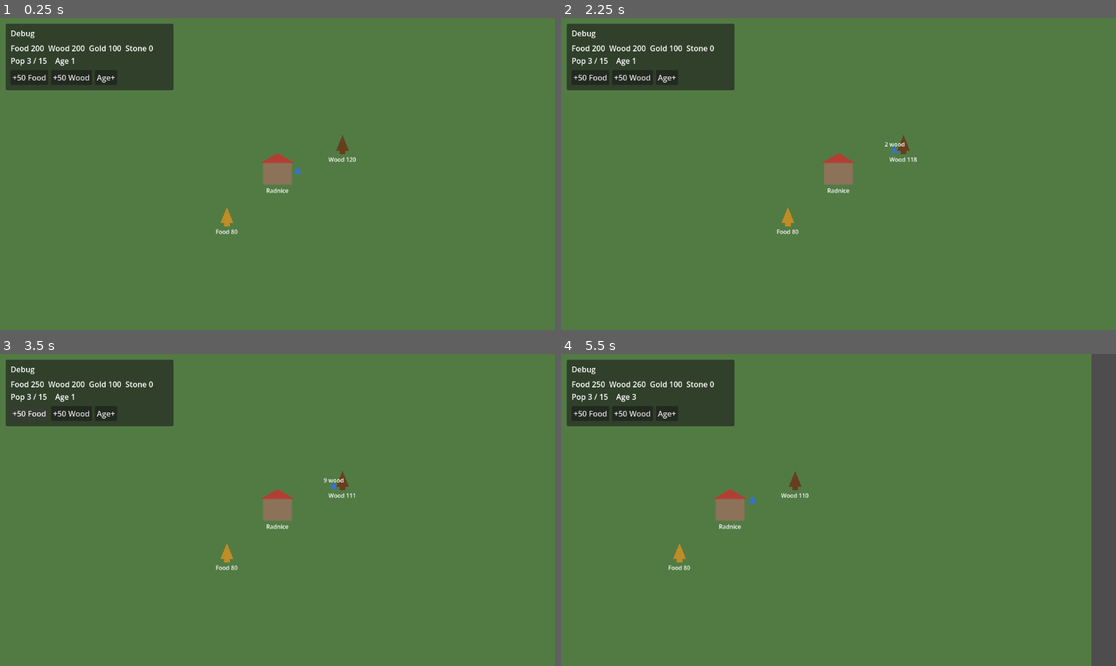
Above: before the commit, frames 1-4 (two rows, left to right).
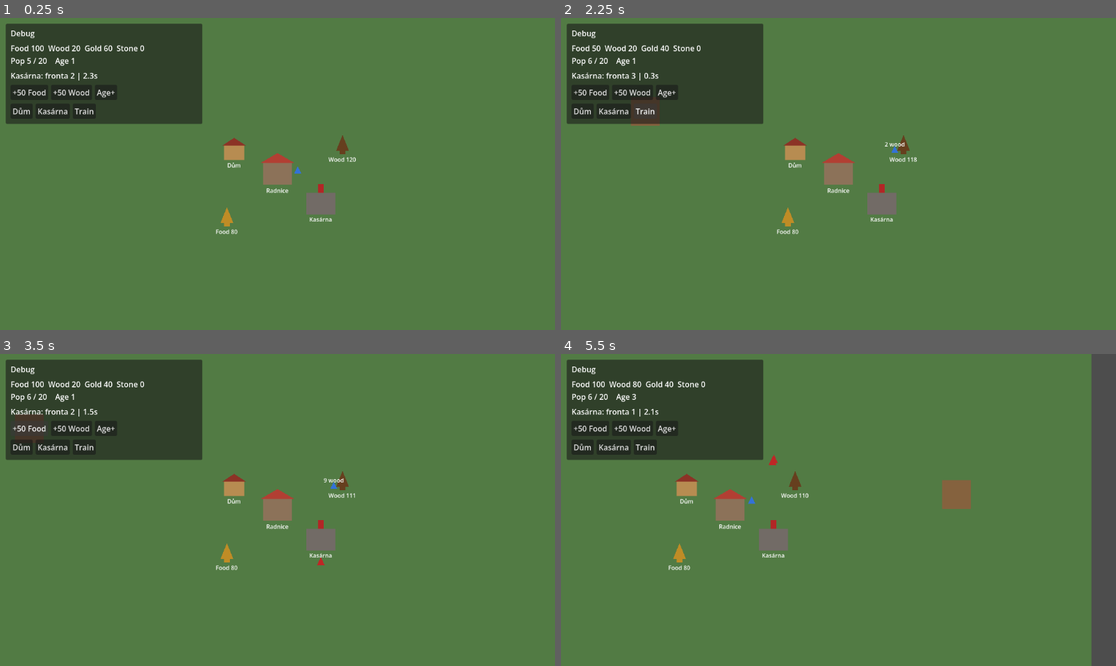
Above: after the commit, the same moments.

Repository: Kosino/ceske-srdce
Game: Godot game, scene res://scenes/map/Map.tscn
The game is run twice, just before and just after one commit, with the same random seed, the same clock (stepped at 60 frames per second) and the same inputs.
Inputs (mouse positions are in pixels of both pictures, inside the frame that each line leads up to):
- Up to frame 1 (0.25 s): no input
- Up to frame 2 (2.25 s): click (583, 111) at 0.5 s, where only the run after the commit has a clickable "Dům"; click (616, 111) at 1.25 s, where only the run after the commit has a clickable "Kasárna"; click (644, 111) at 2 s, where only the run after the commit has a clickable "Train"
- Up to frame 3 (3.5 s): click "+50 Food" at 2.75 s
- Up to frame 4 (5.5 s): click "+50 Wood" at 3.5 s; click "Age+" at 4.25 s; tap Enter at 5 s; move the mouse to (960, 494) at 5.02 s; hold D from 5.03 s (still down); click (960, 494) at 5.17 s

The runs differ from the first frame. In frame 1, 6.1% of the frame differs, in the area x 1-61%, y 1-66%; in frame 2, 6.2%; in frame 3, 6.2%; in frame 4, 6.7%, in the area x 1-74%, y 1-66%.

Commit message:
Implement building placement and barracks production
Add BuildingPlacer ghost placement for House and Barracks, a barracks
production queue that spawns Soldiers, debug build controls, and a Map
demo that places buildings and trains two units. Mark Stavění a produkce
checklist items done after headless verification.

Diff:
--- a/autoload/GameManager.gd
+++ b/autoload/GameManager.gd
@@ -23,17 +23,28 @@
 func can_afford(cost: Dictionary) -> bool:
 	return food >= cost.get("food", 0) and wood >= cost.get("wood", 0) and gold >= cost.get("gold", 0) and stone >= cost.get("stone", 0)
 
-func spend(cost: Dictionary) -> void:
-	if not can_afford(cost): return
+func spend(cost: Dictionary) -> bool:
+	if not can_afford(cost):
+		return false
 	food -= cost.get("food", 0)
 	wood -= cost.get("wood", 0)
 	gold -= cost.get("gold", 0)
 	stone -= cost.get("stone", 0)
 	resources_changed.emit()
+	return true
 
 func change_population(delta: int) -> void:
 	population = clampi(population + delta, 0, population_max)
 	population_changed.emit()
+
+
+func add_population_cap(amount: int) -> void:
+	population_max = maxi(population_max + amount, population)
+	population_changed.emit()
+
+
+func has_population_space(count: int = 1) -> bool:
+	return population + count <= population_max
 
 
 func set_age(age: int) -> void:
--- /dev/null
+++ b/scenes/buildings/Barracks.tscn
@@ -0,0 +1,22 @@
+[gd_scene load_steps=2 format=3 uid="uid://bqbarracks01"]
+
+[ext_resource type="Script" path="res://scripts/buildings/Barracks.gd" id="1_barracks"]
+
+[node name="Barracks" type="Node2D"]
+script = ExtResource("1_barracks")
+
+[node name="Visual" type="Polygon2D" parent="."]
+color = Color(0.45, 0.42, 0.4, 1)
+polygon = PackedVector2Array(-40, -28, 40, -28, 40, 32, -40, 32)
+
+[node name="Banner" type="Polygon2D" parent="."]
+color = Color(0.7, 0.15, 0.15, 1)
+polygon = PackedVector2Array(-8, -52, 8, -52, 8, -28, -8, -28)
+
+[node name="Label" type="Label" parent="."]
+offset_left = -44.0
+offset_top = 34.0
+offset_right = 44.0
+offset_bottom = 58.0
+horizontal_alignment = 1
+text = "Kasárna"
--- /dev/null
+++ b/scenes/buildings/House.tscn
@@ -0,0 +1,22 @@
+[gd_scene load_steps=2 format=3 uid="uid://bqhouse01"]
+
+[ext_resource type="Script" path="res://scripts/buildings/House.gd" id="1_house"]
+
+[node name="House" type="Node2D"]
+script = ExtResource("1_house")
+
+[node name="Visual" type="Polygon2D" parent="."]
+color = Color(0.72, 0.55, 0.32, 1)
+polygon = PackedVector2Array(-28, -18, 28, -18, 28, 22, -28, 22)
+
+[node name="Roof" type="Polygon2D" parent="."]
+color = Color(0.55, 0.2, 0.15, 1)
+polygon = PackedVector2Array(-34, -18, 0, -40, 34, -18)
+
+[node name="Label" type="Label" parent="."]
+offset_left = -36.0
+offset_top = 24.0
+offset_right = 36.0
+offset_bottom = 48.0
+horizontal_alignment = 1
+text = "Dům"
--- a/scenes/map/Map.tscn
+++ b/scenes/map/Map.tscn
@@ -1,8 +1,9 @@
-[gd_scene load_steps=4 format=3 uid="uid://bqmapceskesrdce01"]
+[gd_scene load_steps=5 format=3 uid="uid://bqmapceskesrdce01"]
 
 [ext_resource type="Script" path="res://scripts/map/Map.gd" id="1_map"]
 [ext_resource type="Script" path="res://scripts/camera/RTSCamera.gd" id="2_camera"]
 [ext_resource type="Script" path="res://scripts/ui/DebugPanel.gd" id="3_debug"]
+[ext_resource type="Script" path="res://scripts/buildings/BuildingPlacer.gd" id="4_placer"]
 
 [node name="Map" type="Node2D"]
 script = ExtResource("1_map")
@@ -16,6 +17,9 @@
 
 [node name="Entities" type="Node2D" parent="."]
 
+[node name="BuildingPlacer" type="Node2D" parent="."]
+script = ExtResource("4_placer")
+
 [node name="Camera2D" type="Camera2D" parent="."]
 position = Vector2(1000, 1000)
 zoom = Vector2(0.75, 0.75)
@@ -27,8 +31,8 @@
 anchors_preset = 0
 offset_left = 12.0
 offset_top = 12.0
-offset_right = 360.0
-offset_bottom = 150.0
+offset_right = 420.0
+offset_bottom = 220.0
 script = ExtResource("3_debug")
 
 [node name="Margin" type="MarginContainer" parent="UI/DebugPanel"]
@@ -51,6 +55,11 @@
 layout_mode = 2
 text = "…"
 
+[node name="BuildLabel" type="Label" parent="UI/DebugPanel/Margin/VBox"]
+unique_name_in_owner = true
+layout_mode = 2
+text = "Kasárna: …"
+
 [node name="Buttons" type="HBoxContainer" parent="UI/DebugPanel/Margin/VBox"]
 layout_mode = 2
 theme_override_constants/separation = 6
@@ -67,6 +76,25 @@
 layout_mode = 2
 text = "Age+"
 
+[node name="BuildButtons" type="HBoxContainer" parent="UI/DebugPanel/Margin/VBox"]
+layout_mode = 2
+theme_override_constants/separation = 6
+
+[node name="PlaceHouse" type="Button" parent="UI/DebugPanel/Margin/VBox/BuildButtons"]
+layout_mode = 2
+text = "Dům"
+
+[node name="PlaceBarracks" type="Button" parent="UI/DebugPanel/Margin/VBox/BuildButtons"]
+layout_mode = 2
+text = "Kasárna"
+
+[node name="TrainSoldier" type="Button" parent="UI/DebugPanel/Margin/VBox/BuildButtons"]
+layout_mode = 2
+text = "Train"
+
 [connection signal="pressed" from="UI/DebugPanel/Margin/VBox/Buttons/AddFood" to="UI/DebugPanel" method="_on_add_food_pressed"]
 [connection signal="pressed" from="UI/DebugPanel/Margin/VBox/Buttons/AddWood" to="UI/DebugPanel" method="_on_add_wood_pressed"]
 [connection signal="pressed" from="UI/DebugPanel/Margin/VBox/Buttons/AdvanceAge" to="UI/DebugPanel" method="_on_advance_age_pressed"]
+[connection signal="pressed" from="UI/DebugPanel/Margin/VBox/BuildButtons/PlaceHouse" to="UI/DebugPanel" method="_on_place_house_pressed"]
+[connection signal="pressed" from="UI/DebugPanel/Margin/VBox/BuildButtons/PlaceBarracks" to="UI/DebugPanel" method="_on_place_barracks_pressed"]
+[connection signal="pressed" from="UI/DebugPanel/Margin/VBox/BuildButtons/TrainSoldier" to="UI/DebugPanel" method="_on_train_soldier_pressed"]
--- /dev/null
+++ b/scenes/units/Soldier.tscn
@@ -0,0 +1,25 @@
+[gd_scene load_steps=3 format=3 uid="uid://bqsoldier01"]
+
+[ext_resource type="Script" path="res://scripts/units/Soldier.gd" id="1_soldier"]
+
+[sub_resource type="CircleShape2D" id="CircleShape2D_body"]
+radius = 10.0
+
+[node name="Soldier" type="CharacterBody2D"]
+collision_layer = 1
+collision_mask = 1
+script = ExtResource("1_soldier")
+
+[node name="Visual" type="Polygon2D" parent="."]
+color = Color(0.75, 0.15, 0.15, 1)
+polygon = PackedVector2Array(0, -14, 11, 10, -11, 10)
+
+[node name="CollisionShape2D" type="CollisionShape2D" parent="."]
+shape = SubResource("CircleShape2D_body")
+
+[node name="NavigationAgent2D" type="NavigationAgent2D" parent="."]
+path_desired_distance = 8.0
+target_desired_distance = 12.0
+avoidance_enabled = true
+radius = 10.0
+max_speed = 90.0
--- /dev/null
+++ b/scripts/buildings/Barracks.gd
@@ -0,0 +1,73 @@
+extends Building
+class_name Barracks
+
+signal queue_changed
+signal unit_spawned(unit: Node2D)
+
+const SOLDIER_SCENE := preload("res://scenes/units/Soldier.tscn")
+const SOLDIER_COST := {"food": 50, "gold": 20}
+const TRAIN_TIME := 2.5
+const MAX_QUEUE := 5
+
+var queue: Array[String] = []
+var train_remaining: float = 0.0
+var spawn_parent: Node2D
+
+
+func _ready() -> void:
+	building_id = "barracks"
+	display_name = "Kasárna"
+	footprint = Vector2(80, 80)
+	max_hp = 600.0
+	super._ready()
+	add_to_group("barracks")
+
+
+func _process(delta: float) -> void:
+	if queue.is_empty():
+		return
+	train_remaining -= delta
+	if train_remaining <= 0.0:
+		_complete_training()
+
+
+func enqueue_soldier() -> bool:
+	if queue.size() >= MAX_QUEUE:
+		NotificationManager.show_message("Fronta kasáren je plná.")
+		return false
+	if not GameManager.has_population_space():
+		NotificationManager.show_message("Nedostatek populace (postav Dům).")
+		return false
+	if not GameManager.spend(SOLDIER_COST):
+		NotificationManager.show_message("Nedostatek surovin na vojáka.")
+		return false
+	# Reserve population slot until spawn/death.
+	GameManager.change_population(1)
+	queue.append("soldier")
+	if queue.size() == 1:
+		train_remaining = TRAIN_TIME
+	queue_changed.emit()
+	print("[PROD] queued soldier (queue=%d)" % queue.size())
+	return true
+
+
+func get_queue_summary() -> String:
+	if queue.is_empty():
+		return "fronta prázdná"
+	return "fronta %d | %.1fs" % [queue.size(), maxf(train_remaining, 0.0)]
+
+
+func _complete_training() -> void:
+	if queue.is_empty():
+		return
+	queue.pop_front()
+	var soldier: Node2D = SOLDIER_SCENE.instantiate()
+	var parent := spawn_parent if spawn_parent else get_parent()
+	soldier.position = global_position + Vector2(0, footprint.y * 0.5 + 24.0)
+	parent.add_child(soldier)
+	unit_spawned.emit(soldier)
+	print("[PROD] spawned soldier at %s" % str(soldier.position))
+	NotificationManager.show_message("Vycvičen voják.")
+	queue_changed.emit()
+	if not queue.is_empty():
+		train_remaining = TRAIN_TIME
--- /dev/null
+++ b/scripts/buildings/Building.gd
@@ -0,0 +1,16 @@
+extends Node2D
+class_name Building
+
+@export var building_id: String = ""
+@export var display_name: String = "Budova"
+@export var max_hp: float = 500.0
+@export var footprint: Vector2 = Vector2(72, 72)
+
+var hp: float
+
+
+func _ready() -> void:
+	hp = max_hp
+	add_to_group("buildings")
+	if has_node("Label"):
+		$Label.text = display_name
--- /dev/null
+++ b/scripts/buildings/BuildingPlacer.gd
@@ -0,0 +1,133 @@
+extends Node2D
+class_name BuildingPlacer
+
+signal building_placed(building: Building)
+
+const HOUSE_SCENE := preload("res://scenes/buildings/House.tscn")
+const BARRACKS_SCENE := preload("res://scenes/buildings/Barracks.tscn")
+
+const COSTS := {
+	"house": {"wood": 30},
+	"barracks": {"wood": 150},
+}
+
+const FOOTPRINTS := {
+	"house": Vector2(56, 56),
+	"barracks": Vector2(80, 80),
+}
+
+@export var map_size: Vector2 = Vector2(2000, 2000)
+@export var entities_path: NodePath = ^"../Entities"
+
+var placing_type: String = ""
+var entities: Node2D
+
+var _ghost: Polygon2D
+
+
+func _ready() -> void:
+	add_to_group("building_placer")
+	entities = get_node_or_null(entities_path)
+	_ghost = Polygon2D.new()
+	_ghost.z_index = 100
+	_ghost.visible = false
+	add_child(_ghost)
+
+
+func begin_place(building_type: String) -> void:
+	if building_type not in COSTS:
+		return
+	placing_type = building_type
+	_configure_ghost(FOOTPRINTS[building_type])
+	_ghost.visible = true
+	NotificationManager.show_message("Stavba: %s (LMB položit, RMB zrušit)" % building_type)
+
+
+func cancel() -> void:
+	placing_type = ""
+	_ghost.visible = false
+
+
+func place_at(building_type: String, world_pos: Vector2) -> Building:
+	if building_type not in COSTS:
+		return null
+	if not _can_place(building_type, world_pos):
+		return null
+	if not GameManager.spend(COSTS[building_type]):
+		NotificationManager.show_message("Nedostatek surovin.")
+		return null
+	var building := _instantiate_building(building_type)
+	if building == null or entities == null:
+		return null
+	building.position = world_pos
+	entities.add_child(building)
+	if building is Barracks:
+		(building as Barracks).spawn_parent = entities
+	print("[BUILD] placed %s at %s" % [building_type, str(world_pos)])
+	building_placed.emit(building)
+	NotificationManager.show_message("Postaveno: %s" % building.display_name)
+	return building
+
+
+func _process(_delta: float) -> void:
+	if placing_type == "":
+		return
+	var mouse := get_global_mouse_position()
+	_ghost.global_position = mouse
+	var ok := _can_place(placing_type, mouse) and GameManager.can_afford(COSTS[placing_type])
+	_ghost.color = Color(0.2, 0.85, 0.3, 0.35) if ok else Color(0.9, 0.2, 0.2, 0.35)
+
+
+func _unhandled_input(event: InputEvent) -> void:
+	if placing_type == "":
+		return
+	if event is InputEventMouseButton and event.pressed:
+		if event.button_index == MOUSE_BUTTON_LEFT:
+			var built := place_at(placing_type, get_global_mouse_position())
+			if built:
+				cancel()
+			get_viewport().set_input_as_handled()
+		elif event.button_index == MOUSE_BUTTON_RIGHT:
+			cancel()
+			get_viewport().set_input_as_handled()
+
+
+func _instantiate_building(building_type: String) -> Building:
+	match building_type:
+		"house":
+			return HOUSE_SCENE.instantiate() as Building
+		"barracks":
+			return BARRACKS_SCENE.instantiate() as Building
+		_:
+			return null
+
+
+func _configure_ghost(size: Vector2) -> void:
+	var half := size * 0.5
+	_ghost.polygon = PackedVector2Array([
+		Vector2(-half.x, -half.y),
+		Vector2(half.x, -half.y),
+		Vector2(half.x, half.y),
+		Vector2(-half.x, half.y),
+	])
+
+
+func _can_place(building_type: String, world_pos: Vector2) -> bool:
+	var size: Vector2 = FOOTPRINTS[building_type]
+	var half := size * 0.5
+	if world_pos.x - half.x < 0.0 or world_pos.y - half.y < 0.0:
+		return false
+	if world_pos.x + half.x > map_size.x or world_pos.y + half.y > map_size.y:
+		return false
+	if entities == null:
+		return true
+	for child in entities.get_children():
+		if child is Building:
+			var other := child as Building
+			var min_dist := (other.footprint + size).length() * 0.35
+			if world_pos.distance_to(other.global_position) < min_dist:
+				return false
+		elif child is DropOff:
+			if world_pos.distance_to(child.global_position) < 90.0:
+				return false
+	return true
--- /dev/null
+++ b/scripts/buildings/House.gd
@@ -0,0 +1,14 @@
+extends Building
+class_name House
+
+@export var population_bonus: int = 5
+
+
+func _ready() -> void:
+	building_id = "house"
+	display_name = "Dům"
+	footprint = Vector2(56, 56)
+	max_hp = 220.0
+	super._ready()
+	add_to_group("houses")
+	GameManager.add_population_cap(population_bonus)
--- a/scripts/map/Map.gd
+++ b/scripts/map/Map.gd
@@ -7,6 +7,7 @@
 
 @onready var navigation_region: NavigationRegion2D = $NavigationRegion2D
 @onready var entities: Node2D = $Entities
+@onready var building_placer: BuildingPlacer = $BuildingPlacer
 
 
 func _ready() -> void:
@@ -14,7 +15,8 @@
 	await get_tree().physics_frame
 	await get_tree().physics_frame
 	_spawn_gathering_demo()
-	NotificationManager.show_message("Gathering demo: vesničan těží dřevo a nosí na radnici.")
+	_spawn_building_demo()
+	NotificationManager.show_message("Stavění: Dům/Kasárna z debug panelu, Train = fronta.")
 
 
 func _setup_navigation() -> void:
@@ -52,3 +54,13 @@
 	villager.position = Vector2(1040, 1000)
 	entities.add_child(villager)
 	villager.assign_gather(wood, dropoff)
+
+
+func _spawn_building_demo() -> void:
+	# Deterministic placement for headless validation + playable starting buildings.
+	building_placer.place_at("house", Vector2(880, 940))
+	var barracks := building_placer.place_at("barracks", Vector2(1120, 1080))
+	if barracks is Barracks:
+		var b := barracks as Barracks
+		b.enqueue_soldier()
+		b.enqueue_soldier()
--- a/scripts/ui/DebugPanel.gd
+++ b/scripts/ui/DebugPanel.gd
@@ -1,6 +1,7 @@
 extends PanelContainer
 
 @onready var info_label: Label = %InfoLabel
+@onready var build_label: Label = %BuildLabel
 
 
 func _ready() -> void:
@@ -8,6 +9,10 @@
 	GameManager.population_changed.connect(_refresh)
 	GameManager.age_changed.connect(_refresh)
 	_refresh()
+
+
+func _process(_delta: float) -> void:
+	_refresh_build_status()
 
 
 func _refresh() -> void:
@@ -25,6 +30,16 @@
 	]
 
 
+func _refresh_build_status() -> void:
+	if build_label == null:
+		return
+	var barracks := get_tree().get_first_node_in_group("barracks") as Barracks
+	if barracks:
+		build_label.text = "Kasárna: %s" % barracks.get_queue_summary()
+	else:
+		build_label.text = "Kasárna: žádná"
+
+
 func _on_add_food_pressed() -> void:
 	GameManager.add_resource("food", 50)
 
@@ -36,3 +51,27 @@
 func _on_advance_age_pressed() -> void:
 	if not GameManager.advance_age():
 		NotificationManager.show_message("Už jsi v posledním věku.")
+
+
+func _on_place_house_pressed() -> void:
+	var placer := _placer()
+	if placer:
+		placer.begin_place("house")
+
+
+func _on_place_barracks_pressed() -> void:
+	var placer := _placer()
+	if placer:
+		placer.begin_place("barracks")
+
+
+func _on_train_soldier_pressed() -> void:
+	var barracks := get_tree().get_first_node_in_group("barracks") as Barracks
+	if barracks == null:
+		NotificationManager.show_message("Nejdřív postav Kasárnu.")
+		return
+	barracks.enqueue_soldier()
+
+
+func _placer() -> BuildingPlacer:
+	return get_tree().get_first_node_in_group("building_placer") as BuildingPlacer
--- /dev/null
+++ b/scripts/units/Soldier.gd
@@ -0,0 +1,11 @@
+extends Unit
+class_name Soldier
+
+
+func _ready() -> void:
+	speed = 90.0
+	max_hp = 55.0
+	super._ready()
+	add_to_group("soldiers")
+	if has_node("Visual"):
+		$Visual.color = Color(0.75, 0.15, 0.15, 1.0)
Not shown, added: scripts/buildings/Barracks.gd.uid
Not shown, added: scripts/buildings/Building.gd.uid
Not shown, added: scripts/buildings/BuildingPlacer.gd.uid
Not shown, added: scripts/buildings/House.gd.uid
Not shown, added: scripts/units/Soldier.gd.uid
Not shown, changed: START_HERE.md
Not shown, changed: docs/PROTOTYPE_CHECKLIST.md
